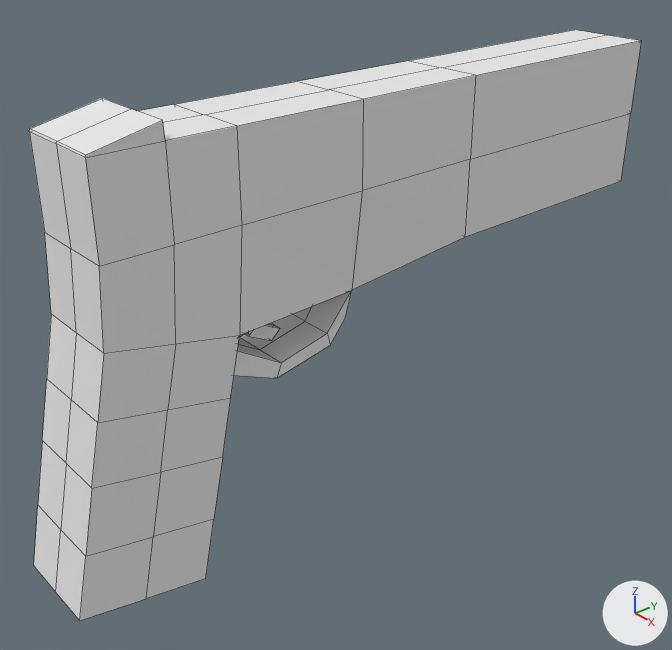
An edit to the Blender file Meshes/Blendfiles/Gun.blend, drawn before and after from the same camera.
The view is the same before and after, from a camera (50 mm lens) standing at (0.547, -0.296, 0.462) and looking at (-0.005, 0.18, 0.09). Every picture has the same lights, and +X, +Y and +Z are marked at lower right. Mesh edges are drawn as thin lines.
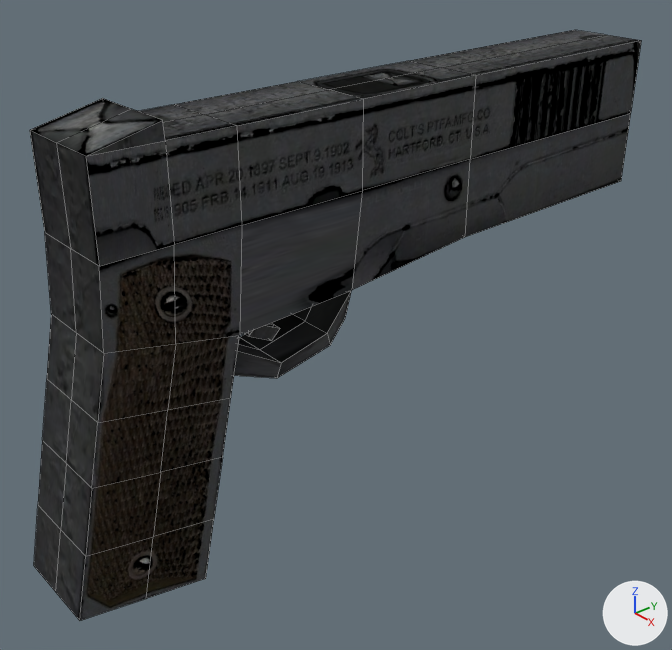
Changed parts and their boxes [x1, y1, x2, y2] in the pictures (672 x 650 px; the box of a moved part takes in the faces that stretch with it):
'Cube', reshaped
    before: [29, 30, 641, 621]
    after: [30, 30, 641, 621]
part 1 of me_cube, moved or reshaped
    before: [29, 98, 174, 266]
    after: [30, 98, 174, 266]
part 2 of me_cube, recoloured (grey to black)
    both: [34, 30, 641, 621]

Patch to the scene script:
```diff
--- a/Meshes/Blendfiles/Gun.blend.py
+++ b/Meshes/Blendfiles/Gun.blend.py
@@ img_colt_fh_jpg @@
+img_colt_fh_jpg = load_image('colt_fh.jpg', '../Textures/Weapons/colt_fh.jpg', 800, 800, 'sRGB')
@@ img_colt_fh_mn_jpg @@
+img_colt_fh_mn_jpg = load_image('colt_fh_mn.jpg', '../Textures/Weapons/colt_fh_mn.jpg', 800, 800, 'sRGB')
@@ mat_gunuv @@
+mat_gunuv = bpy.data.materials.new('GunUV')
+# uses the picture img_colt_fh_jpg
+# uses the picture img_colt_fh_mn_jpg
@@ me_cube @@
 # used by ob_cube; location = (0.0, 0.0, 0.0); scale = (0.0388, 0.0552, 0.0552)
-me_cube.from_pydata(...)  # 133 vertices, 134 faces; spans x -1.0..1.0, y -1.9..9.6, z -1.17..5.62
+me_cube.from_pydata(...)  # 130 vertices, 132 faces; spans x -1.0..1.0, y -1.9..9.6, z -1.17..5.62
+# me_cube part 1
+# 6 vertices are removed from x -1.0..1.0, y -1.0..-0.99, z 5.38..5.41
+# 10 faces are deleted
+# 3 vertices are added at (1.0, -0.99, 5.4), (-1.0, -0.99, 5.4), (0.0, -0.99, 5.4)
+# 8 new faces join them
+# me_cube part 2: 124 faces spanning x -1.0..1.0, y -1.9..9.6, z -1.17..5.62 switch from mat_material (white #e7e7e7) to mat_gunuv
```
